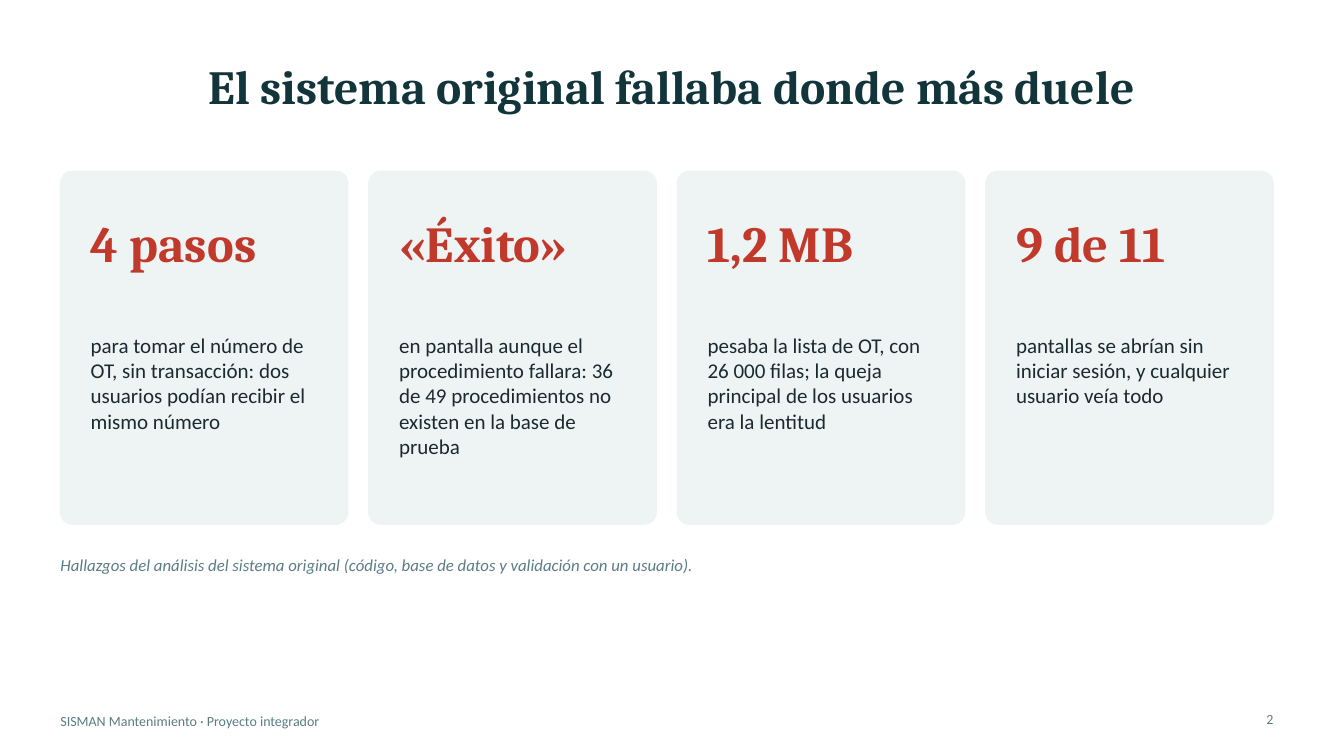
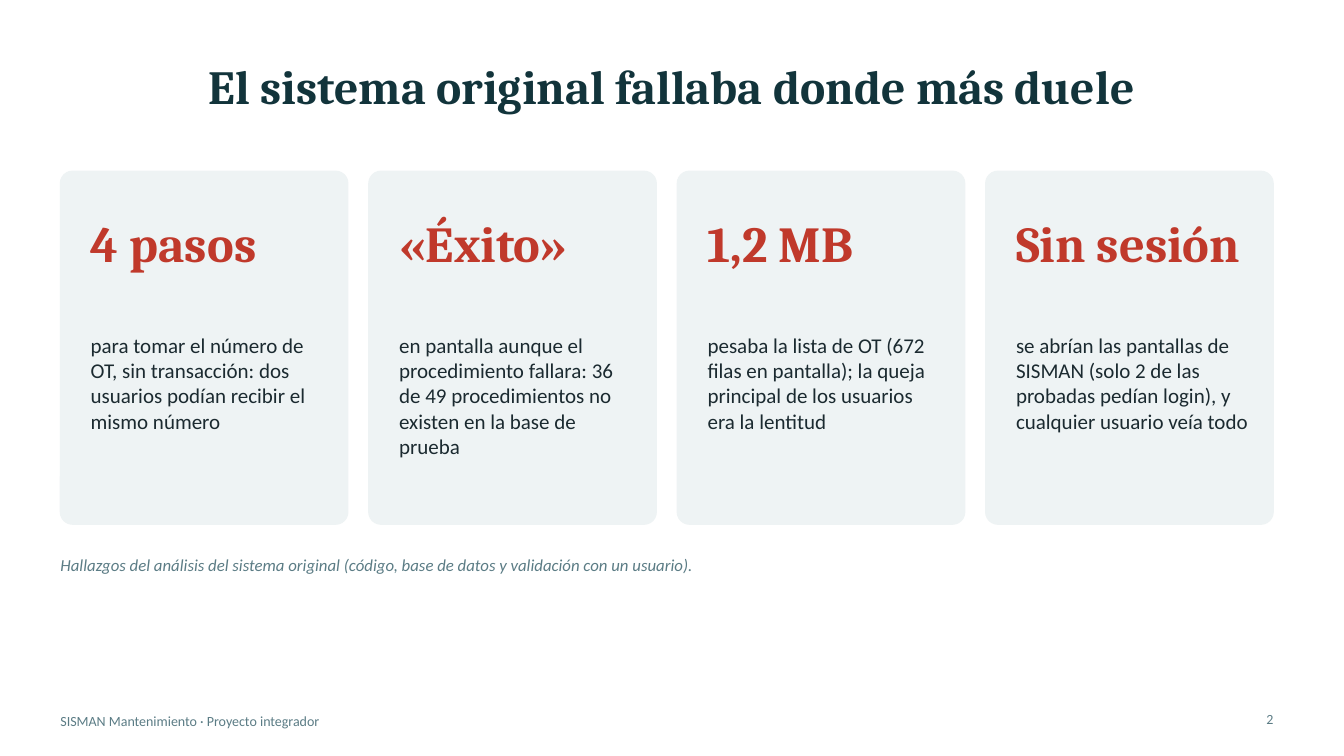
Before and after one commit to AngelHermozaSalasEDP/sisman-mantenimiento, a slide deck: slide 2 of docs/presentacion.pptx. Drawn at 1344x756 pixels with LibreOffice and Linux fonts; fonts in the diff are those of the drawing. Boxes give left, top, right and bottom in pixels: in the first picture for what was removed or moved away, otherwise in the second. Text is boxed around its words. In the diff, an @@ line names an element or a change of style, - is before the commit and + after.

```diff
--- a/docs/presentacion.pptx
+++ b/docs/presentacion.pptx
@@ text at (1016, 226, 1240, 263): text changed @@
-9 de 11
+Sin sesión
@@ text at (708, 338, 925, 429): text changed @@
-pesaba la lista de OT, con 26 000 filas; la queja principal de los usuarios era la lentitud
+pesaba la lista de OT (672 filas en pantalla); la queja principal de los usuarios era la lentitud
@@ text at (1016, 338, 1248, 433): text changed @@
-pantallas se abrían sin iniciar sesión, y cualquier usuario veía todo
+se abrían las pantallas de SISMAN (solo 2 de las probadas pedían login), y cualquier usuario veía todo
```
Also in this commit, not shown: 8 other slides changed, 1 slide added, 1 other file.
